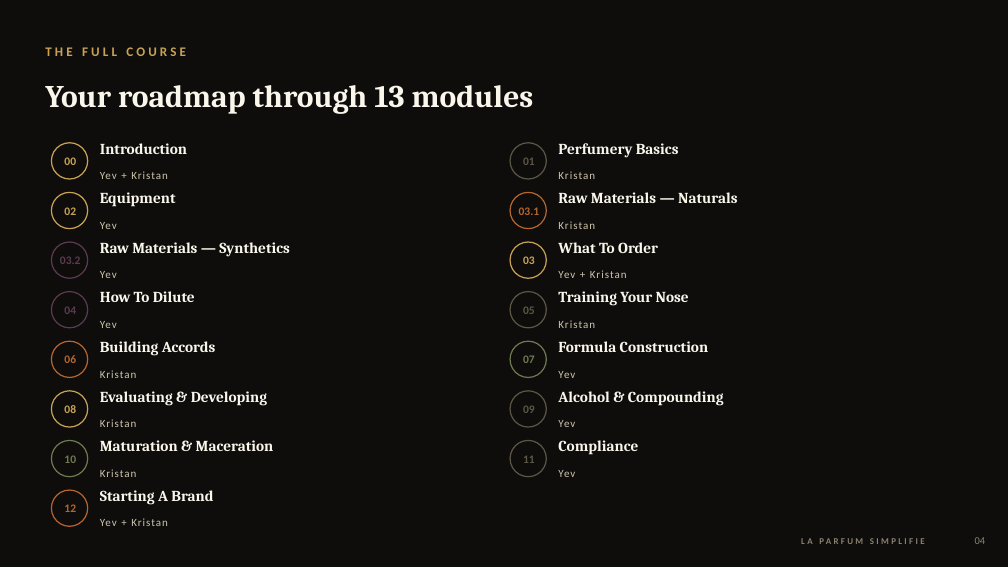
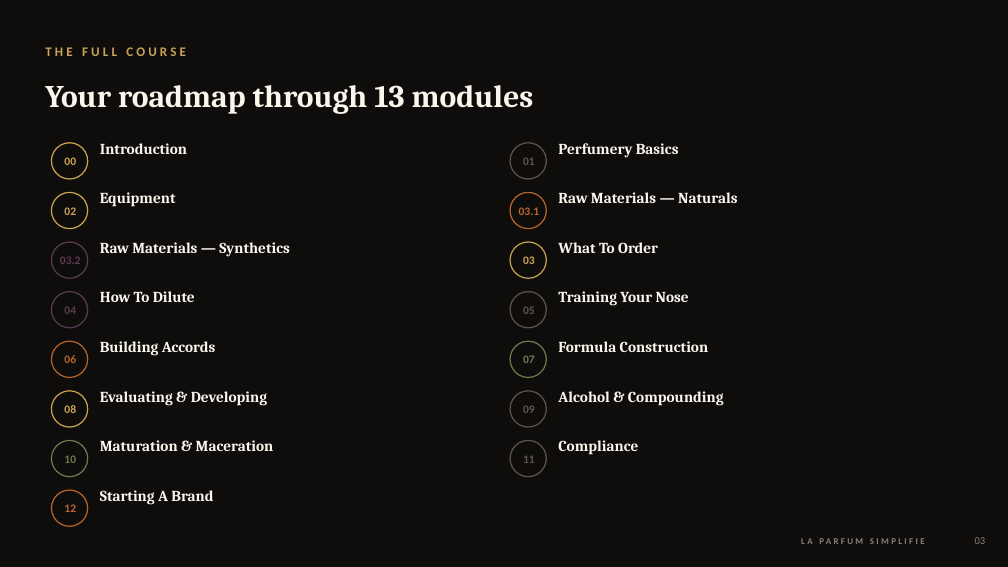
Before and after one commit to yevfumes/yev, a slide deck: slide 4 of course/LA_PARFUM_SIMPLIFIE.pptx (slide 5 before the commit). Drawn at 1008x567 pixels with LibreOffice and Linux fonts; fonts in the diff are those of the drawing. Boxes give left, top, right and bottom in pixels: in the first picture for what was removed or moved away, otherwise in the second. Text is boxed around its words. In the diff, an @@ line names an element or a change of style, - is before the commit and + after.

```diff
--- a/course/LA_PARFUM_SIMPLIFIE.pptx
+++ b/course/LA_PARFUM_SIMPLIFIE.pptx
@@ text removed at [100, 171, 168, 179] @@
-Yev + Kristan
@@ text removed at [558, 171, 595, 179] @@
-Kristan
@@ text removed at [100, 222, 117, 229] @@
-Yev
@@ text removed at [558, 221, 595, 229] @@
-Kristan
@@ text removed at [100, 271, 117, 278] @@
-Yev
@@ text removed at [558, 270, 627, 278] @@
-Yev + Kristan
@@ text removed at [100, 321, 117, 328] @@
-Yev
@@ text removed at [558, 320, 595, 328] @@
-Kristan
@@ text removed at [100, 370, 137, 378] @@
-Kristan
@@ text removed at [558, 371, 575, 378] @@
-Yev
@@ text removed at [100, 419, 137, 427] @@
-Kristan
@@ text removed at [558, 420, 575, 427] @@
-Yev
@@ text removed at [100, 469, 137, 477] @@
-Kristan
@@ text removed at [558, 470, 575, 477] @@
-Yev
@@ text removed at [100, 518, 168, 526] @@
-Yev + Kristan
```
Also in this commit, not shown: 233 other slides changed, 1 slide removed, 15 other files.
